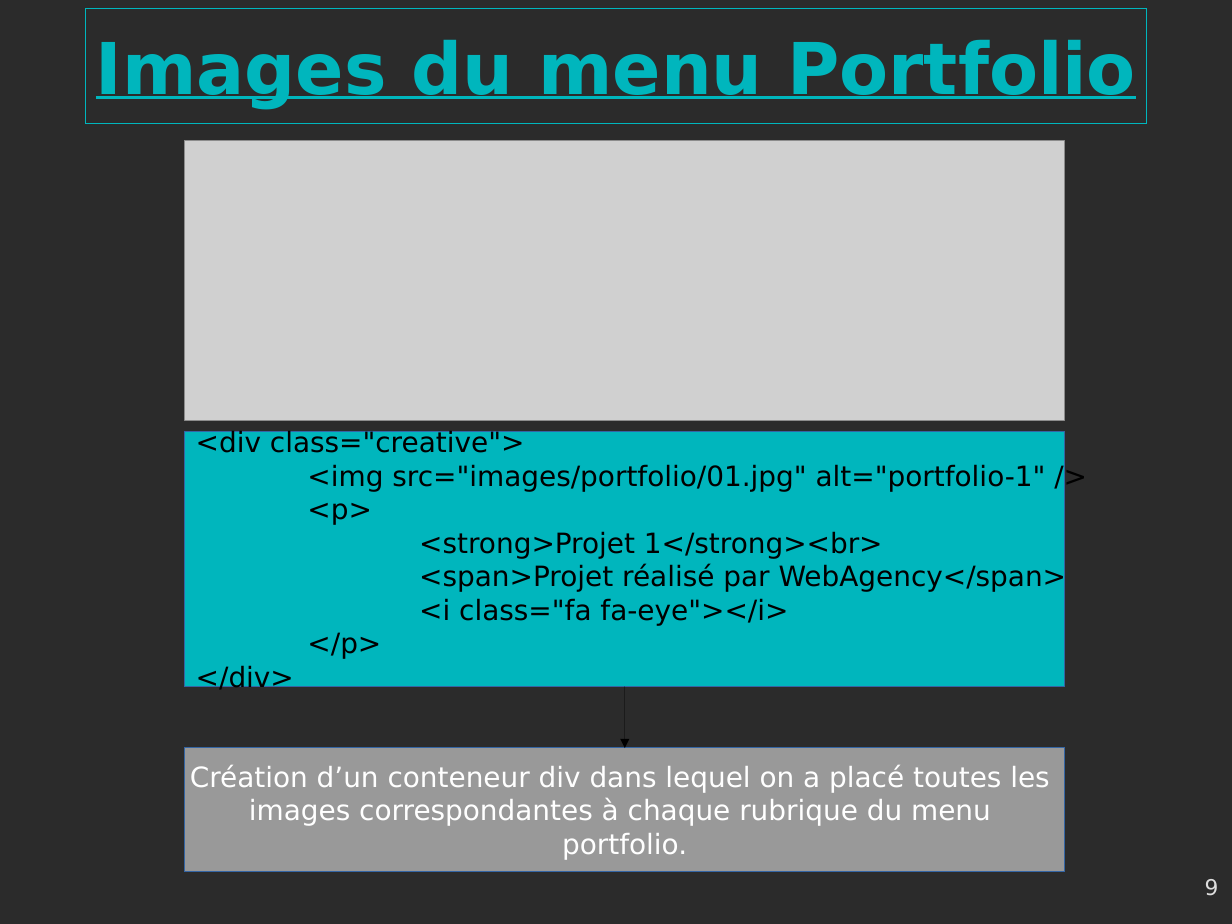
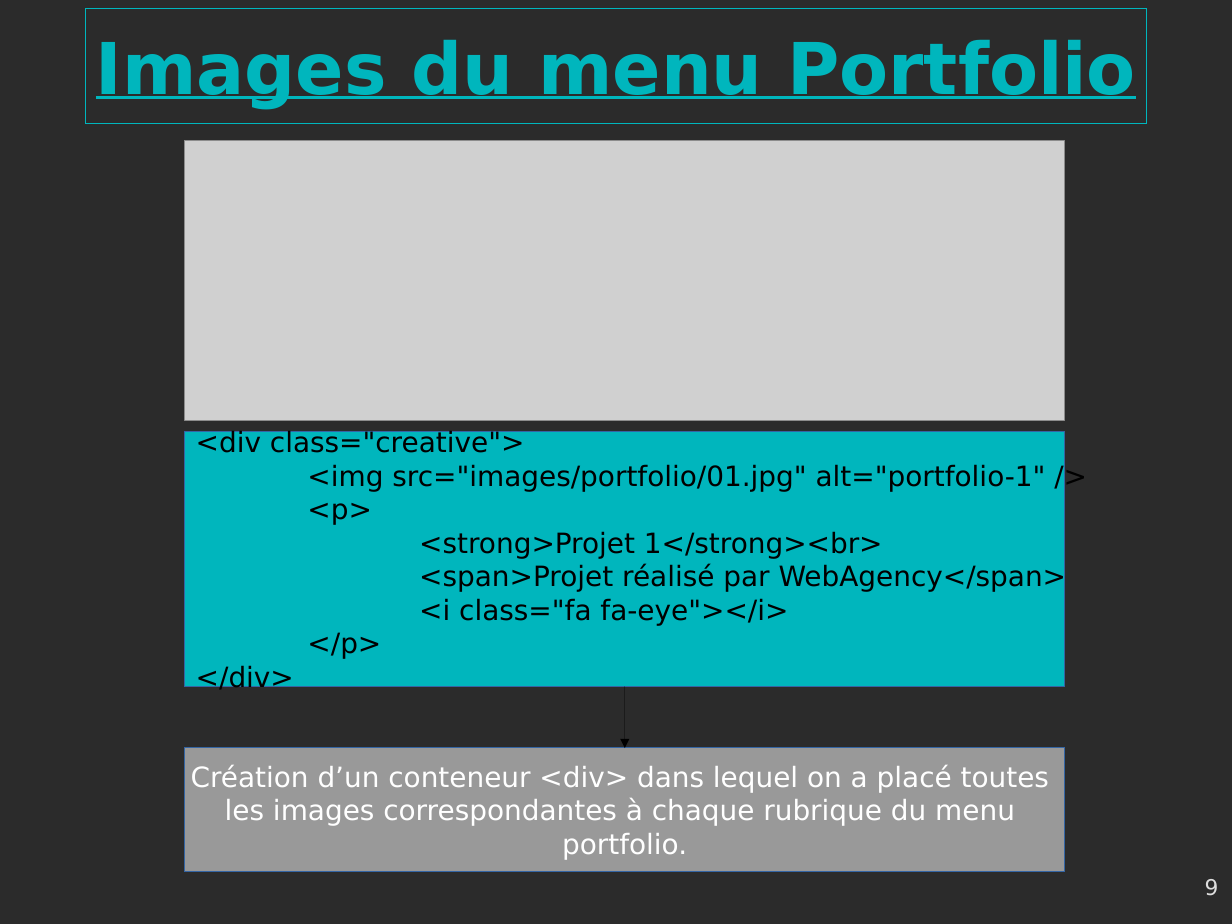
Before and after one commit to gambit13009/webagency, a slide deck: slide 9 of Webagency-presentation.odp. Drawn at 1232x924 pixels with LibreOffice and Linux fonts; fonts in the diff are those of the drawing; grey boxes stand for pictures; background and template pictures are left out; a plain dark background stands for a picture behind light text. Boxes give left, top, right and bottom in pixels: in the first picture for what was removed or moved away, otherwise in the second. Text is boxed around its words. In the diff, an @@ line names an element or a change of style, - is before the commit and + after.

```diff
--- a/Webagency-presentation.odp
+++ b/Webagency-presentation.odp
@@ text in rectangle at (191,765,1049,826): text changed @@
-Création d’un conteneur div dans lequel on a placé toutes les
-images correspondantes à chaque rubrique du menu
+Création d’un conteneur <div> dans lequel on a placé toutes
+les images correspondantes à chaque rubrique du menu
```
Also in this commit, not shown: 8 other slides changed, 3 other files.
